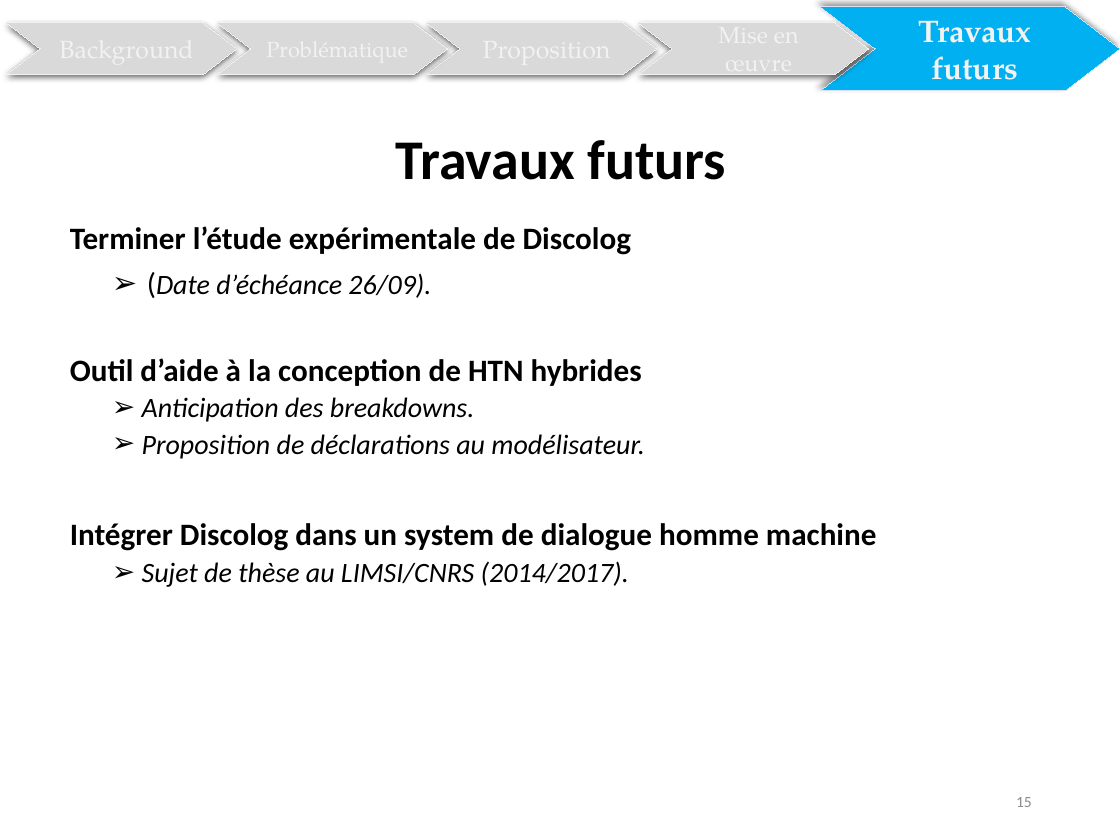
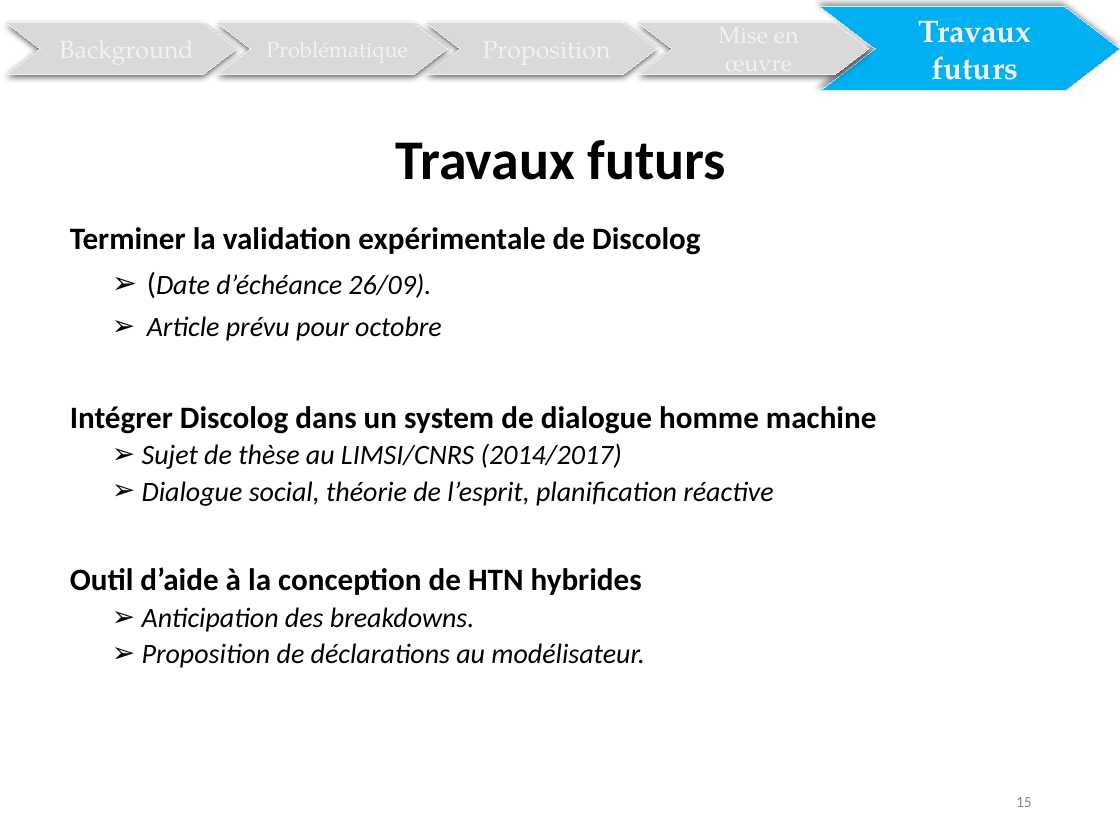
Before and after one commit to Olydia/Discolog, a slide deck: slide 40 of discolog/Rapport/Presentation_dauphine.pptx (slide 38 before the commit). Drawn at 1120x840 pixels with LibreOffice and Linux fonts; fonts in the diff are those of the drawing. Boxes give left, top, right and bottom in pixels: in the first picture for what was removed or moved away, otherwise in the second. Text is boxed around its words. In the diff, an @@ line names an element or a change of style, - is before the commit and + after.

```diff
--- a/discolog/Rapport/Presentation_dauphine.pptx
+++ b/discolog/Rapport/Presentation_dauphine.pptx
@@ text at [70,227,700,255]: text changed @@
-  Terminer l’étude expérimentale de Discolog
+  Terminer la validation expérimentale de Discolog
@@ text at [70,316,876,506]: paragraphs added @@
+    ➢ Article prévu pour octobre
+Intégrer Discolog dans un system de dialogue homme machine
+  ➢ Sujet de thèse au LIMSI/CNRS (2014/2017)
+  ➢ Dialogue social, théorie de l’esprit, planification réactive
@@ text at [70,523,876,587]: paragraphs removed @@
-Intégrer Discolog dans un system de dialogue homme machine
-  ➢ Sujet de thèse au LIMSI/CNRS (2014/2017).
```
Also in this commit, not shown: 25 other slides changed, 2 slides added, 7 other files.
